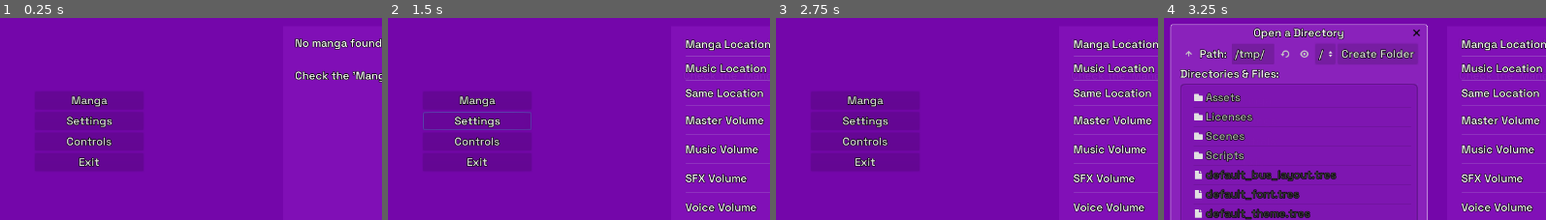
Above: before the commit, frames 1-4 (left to right).
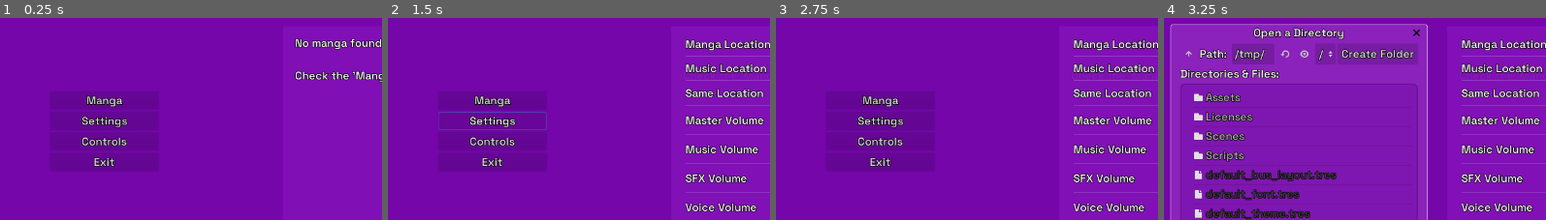
Above: after the commit, the same moments.

Repository: MrPoblin/Sound-Manga-Reader-Godot
Game: Godot game, scene res://Scenes/UI/Main.tscn
Two runs of this game, one before a commit and one after it. Both use one fixed random seed, a clock stepped at 60 frames per second and the inputs below. The engine's default icon, where the game draws it, is replaced by a stand-in: a white triangle on a blue panel in a dark square.
Inputs (mouse positions are % of the whole screen's width and height, from its top left):
- Up to frame 1 (0.25 s): no input
- Up to frame 2 (1.5 s): click "Manga" at 0.5 s; click "Settings" at 1.25 s
- Up to frame 3 (2.75 s): click (53, 19) at 2 s
- Up to frame 4 (3.25 s): click "Manga Location" at 2.75 s
The pictures show only the part of the screen within x 0-50%, y 0-50%; the shares and areas given below are measured in that part.

The runs differ from the first frame. In frame 1, 2.0% of the frame differs, in the area x 17-34%, y 38-74%; in frame 2, 2.1%, in the area x 9-42%, y 38-74%; in frame 3, 2.0%; in frame 4, less than 0.1%.

Commit message:
Credits button and popup added

Diff:
--- a/Scenes/UI/Menu.tscn
+++ b/Scenes/UI/Menu.tscn
@@ -1,7 +1,8 @@
-[gd_scene load_steps=8 format=2]
+[gd_scene load_steps=9 format=2]
 
 [ext_resource path="res://Scenes/UI/MangaList.tscn" type="PackedScene" id=1]
 [ext_resource path="res://Scenes/UI/Settings.tscn" type="PackedScene" id=2]
+[ext_resource path="res://Scenes/UI/C_Panel.tscn" type="PackedScene" id=3]
 [ext_resource path="res://Scripts/UI/Settings.gd" type="Script" id=4]
 [ext_resource path="res://Scripts/UI/exit_button.gd" type="Script" id=5]
 [ext_resource path="res://Scripts/UI/C_Main.gd" type="Script" id=6]
@@ -31,9 +32,9 @@
 script = ExtResource( 4 )
 
 [node name="MainMenuButtons" type="VBoxContainer" parent="."]
-anchor_left = 0.06
+anchor_left = 0.08
 anchor_top = 0.2
-anchor_right = 0.2
+anchor_right = 0.22
 anchor_bottom = 0.5
 
 [node name="resume_button" type="Button" parent="MainMenuButtons"]
@@ -67,6 +68,15 @@
 size_flags_horizontal = 3
 text = "Controls"
 
+[node name="credits_button" type="Button" parent="MainMenuButtons"]
+visible = false
+margin_top = 72.0
+margin_right = 179.0
+margin_bottom = 92.0
+mouse_default_cursor_shape = 2
+size_flags_horizontal = 3
+text = "Credits"
+
 [node name="exit_button" type="Button" parent="MainMenuButtons"]
 margin_top = 72.0
 margin_right = 179.0
@@ -92,6 +102,18 @@
 text = "Manga not found!
 Check the 'Manga Location' setting!"
 
+[node name="CreditsPopup" type="Popup" parent="."]
+anchor_left = 0.38
+anchor_top = 0.05
+anchor_right = 1.0
+anchor_bottom = 0.95
+
+[node name="C_Panel" parent="CreditsPopup" instance=ExtResource( 3 )]
+
+[node name="RichTextLabel" type="RichTextLabel" parent="CreditsPopup"]
+margin_right = 40.0
+margin_bottom = 40.0
+
 [connection signal="resized" from="." to="." method="_on_Menu_resized"]
 [connection signal="visibility_changed" from="." to="." method="_on_Menu_visibility_changed"]
 [connection signal="gui_input" from="MainMenuButtons/resume_button" to="." method="_on_resume_button_gui_input"]
@@ -100,4 +122,5 @@
 [connection signal="pressed" from="MainMenuButtons/manga_button" to="Panel/Settings" method="_on_manga_button_pressed"]
 [connection signal="pressed" from="MainMenuButtons/settings_button" to="." method="_on_settings_button_pressed"]
 [connection signal="pressed" from="MainMenuButtons/controls_button" to="." method="_on_controls_button_pressed"]
+[connection signal="pressed" from="MainMenuButtons/credits_button" to="." method="_on_credits_button_pressed"]
 [connection signal="pressed" from="MainMenuButtons/exit_button" to="MainMenuButtons/exit_button" method="_on_exit_button_pressed"]
--- a/Scripts/UI/Menu.gd
+++ b/Scripts/UI/Menu.gd
@@ -44,3 +44,6 @@
 	if (event is InputEventMouseButton && event.button_index == BUTTON_MIDDLE && !event.is_pressed()):
 		$MainMenuButtons/resume_button.visible = false
 		State.clearState()
+
+func _on_credits_button_pressed():
+	$CreditsPopup.popup()
